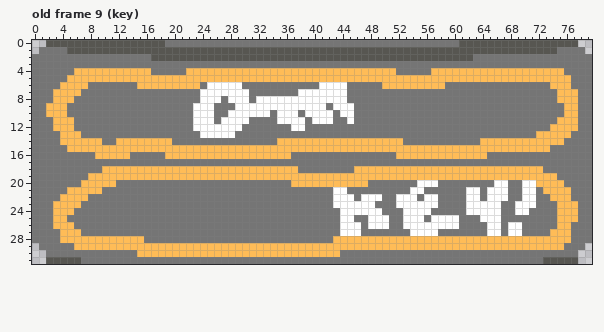
Pixel-art file, stored at lockdeck/assets/depths/depth template.aseprite. The picture above is the old version.
80x32 pixels, 19 frames. Shown: old frame 9 (key).
Now the later version:
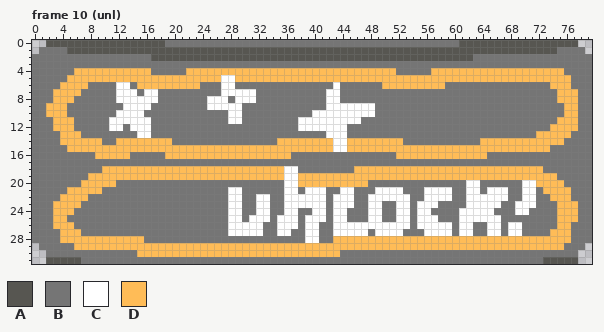
Palette (. is transparent): A #575651  B #757575  C #ffffff  D #ffbc57
A new or re-ordered frame is compared with the old frame closest to it.
Log entry: Rename key depth to unlock
Changes in this commit:
frames 19 -> 20
--- frame 10 (unl) is new; against old frame 9 (key), layer "inline"
@@ x 0..79 @@
  4 BBBBBBDDDDDDDDDDDBBBBBDDDDDDDDDDDDDDDDDDDDDDDDDDDDDDBBBBBDDDDDDDDDDDDDDDDDDDBBBB
- 5 BBBBBDDDDDDDDDDDDDDDDDDDDDDDDDDDDDDDDDDDDDDDDDDDDDDDDDDDDDDDDDDDDDDDDDDDDDDDDBBB
- 6 BBBBDDDDBBBBBBBDDDDDDDDDBCCCCCBBBBBBBBBBBCCCCBBBBBDDDDDDDDDBBBBBBBBBBBBBBBDDDBBB
- 7 BBBDDDDBBBBBBBBBBBBBBBBBCCCCCCCBBBBBBBCCCCCCCBBBBBBBBBBBBBBBBBBBBBBBBBBBBBBDDDBB
- 8 BBBDDDBBBBBBBBBBBBBBBBBBCCCBCCCBCCCCCCCCCCCCCBBBBBBBBBBBBBBBBBBBBBBBBBBBBBBDDDBB
- 9 BBDDDBBBBBBBBBBBBBBBBBBCCCBBBCCCCCCCCCCCCCBCCCBBBBBBBBBBBBBBBBBBBBBBBBBBBBBBDDBB
-10 BBDDDBBBBBBBBBBBBBBBBBBCCCBBCCCCCCBCCCBCCCCBCCBBBBBBBBBBBBBBBBBBBBBBBBBBBBBBDDBB
-11 BBBDDDBBBBBBBBBBBBBBBBBCCCBCCCCBBBBCCCCBCCCBBCBBBBBBBBBBBBBBBBBBBBBBBBBBBBBDDDBB
-12 BBBDDDBBBBBBBBBBBBBBBBBCCCCCCCBBBBBBBCCBBBBBBBBBBBBBBBBBBBBBBBBBBBBBBBBBBBDDDDBB
-13 BBBBDDDBBBBBBBBBBBBBBBBBCCCCCBBBBBBBBBBBBBBBBBBBBBBBBBBBBBBBBBBBBBBBBBBBDDDDDBBB
-14 BBBBDDDDDDBBDDDDDDDDBBBBBBBBBBBBBBBDDDDDDDDDDDDDDDDDDBBBBBBBBBBBDDDDDDDDDDDDBBBB
-15 BBBBBDDDDDDDDDDDDDDDDDDDDDDDDDDDDDDDDDDDDDDDDDDDDDDDDDDDDDDDDDDDDDDDDDDDDDBBBBBB
+ 5 BBBBBDDDDDDDDDDDDDDDDDDDDDDCCDDDDDDDDDDDDDDDDDDDDDDDDDDDDDDDDDDDDDDDDDDDDDDDDBBB
+ 6 BBBBDDDDBBBBCCBDDDDDDDDDBBBCCBBBBBBBBBBBBBBCBBBBBBDDDDDDDDDBBBBBBBBBBBBBBBDDDBBB
+ 7 BBBDDDDBBBBBCCCBCCBBBBBBBBBCCCCCBBBBBBBBBBCCBBBBBBBBBBBBBBBBBBBBBBBBBBBBBBBDDDBB
+ 8 BBBDDDBBBBBBCCCCCCBBBBBBBCCCBCCCBBBBBBBBBBCCBBBBBBBBBBBBBBBBBBBBBBBBBBBBBBBDDDBB
+ 9 BBDDDBBBBBBBBCCCCBBBBBBBBCCCCCBBBBBBBBBBBBCCCCCCCBBBBBBBBBBBBBBBBBBBBBBBBBBBDDBB
+10 BBDDDBBBBBBBCCCCBBBBBBBBBBBBCCBBBBBBBBBBCCCCCCCCCBBBBBBBBBBBBBBBBBBBBBBBBBBBDDBB
+11 BBBDDDBBBBBCCCCCCBBBBBBBBBBBCCBBBBBBBBCCCCCCCCCBBBBBBBBBBBBBBBBBBBBBBBBBBBBDDDBB
+12 BBBDDDBBBBBCCBCCCBBBBBBBBBBBBBBBBBBBBBCCCCCCCBBBBBBBBBBBBBBBBBBBBBBBBBBBBBDDDDBB
+13 BBBBDDDBBBBBBBBCCBBBBBBBBBBBBBBBBBBBBBBBBBCCCBBBBBBBBBBBBBBBBBBBBBBBBBBBDDDDDBBB
+14 BBBBDDDDDDBBDDDDDDDDBBBBBBBBBBBBBBBDDDDDDDDCCDDDDDDDDBBBBBBBBBBBDDDDDDDDDDDDBBBB
+15 BBBBBDDDDDDDDDDDDDDDDDDDDDDDDDDDDDDDDDDDDDDCCDDDDDDDDDDDDDDDDDDDDDDDDDDDDDBBBBBB
 16 BBBBBBBBBDDDDDBBBBBDDDDDDDDDDDDDDDDDDBBBBBBBBBBBBBBBDDDDDDDDDDDDDBBBBBBBBBBBBBBB
 17 BBBBBBBBBBBBBBBBBBBBBBBBBBBBBBBBBBBBBBBBBBBBBBBBBBBBBBBBBBBBBBBBBBBBBBBBBBBBBBBB
-18 BBBBBBBBBBDDDDDDDDDDDDDDDDDDDDDDDDDDDDBBBBBBBBDDDDDDDDDDDDDDDDDDDDDDDDDDDBBBBBBB
-19 BBBBBBBBDDDDDDDDDDDDDDDDDDDDDDDDDDDDDDDDDDDDDDDDDDDDDDDDDDDDDDDDDDDDDDDDDDDBBBBB
-20 BBBBBBBDDDDDBBBBBBBBBBBBBBBBBBBBBBBBBDDDDDDDDDDDBBBBBBBCCCBBBBBBBBCCBBCCDDDDBBBB
-21 BBBBBDDDDDBBBBBBBBBBBBBBBBBBBBBBBBBBBBBBBBBCCBBBBBBBBBCCBBBBBBCCBCCCBBCCBDDDDBBB
-22 BBBBDDDDBBBBBBBBBBBBBBBBBBBBBBBBBBBBBBBBBBBCCCBCCCBBCCCBCCBBBBCCBCCCBBCCBBDDDBBB
-23 BBBDDDDBBBBBBBBBBBBBBBBBBBBBBBBBBBBBBBBBBBBCCCCCCBBBCCCCCCBBBBCCCCCBBCCCBBBDDDBB
-24 BBBDDDBBBBBBBBBBBBBBBBBBBBBBBBBBBBBBBBBBBBBBCCCCCCBBBCCCCBBBBBCCCCCBBCCBBBBDDDBB
-25 BBBDDBBBBBBBBBBBBBBBBBBBBBBBBBBBBBBBBBBBBBBBCCBBCCCBBCCCBCCCCBBBCCCBBBBBBBBDDDBB
-26 BBBDDDBBBBBBBBBBBBBBBBBBBBBBBBBBBBBBBBBBBBBBCCCBCCCBBCCCCCCCCBBBBCCBCCBBBBBDDBBB
-27 BBBBDDDBBBBBBBBBBBBBBBBBBBBBBBBBBBBBBBBBBBBBCCCBBBBBBBCCCCBBBBBBBCCBCCBBBBDDDBBB
-28 BBBBDDDDDDDDDDDDBBBBBBBBBBBBBBBBBBBBBBBBBBBDDDDDDDDDDDDDDDDDDDDDDDDDDDDDDDDDDBBB
+18 BBBBBBBBBBDDDDDDDDDDDDDDDDDDDDDDDDDDCCBBBBBBBBDDDDDDDDDDDDDDDDDDDDDDDDDDDBBBBBBB
+19 BBBBBBBBDDDDDDDDDDDDDDDDDDDDDDDDDDDDCCDDDDDDDDDDDDDDDDDDDDDDDDDDDDDDDDDDDDDBBBBB
+20 BBBBBBBDDDDDBBBBBBBBBBBBBBBBBBBBBBBBCCDDDDDDDDDDBBBBBBBBBBBBBBCCBBBBBBCCDDDDBBBB
+21 BBBBBDDDDDBBBBBBBBBBBBBBBBBBCCBBBBBBCCBCCCBBCCBBBCCCCBBBCCCCBBCCBCCCBBCCBDDDDBBB
+22 BBBBDDDDBBBBBBBBBBBBBBBBBBBBCCBBCCBBCCCCCCBCCCBBCCCCCCBBCCCCBBCCCCCCBBCCBBDDDBBB
+23 BBBDDDDBBBBBBBBBBBBBBBBBBBBBCCBBCCBBCCCCCCBCCCBBCCBBCCBCCCBBBBCCCCCBBCCCBBBDDDBB
+24 BBBDDDBBBBBBBBBBBBBBBBBBBBBBCCBBCCBBCCBBCCBCCBBBCCBBCCBCCBBBBCCCCCBBBCCBBBBDDDBB
+25 BBBDDBBBBBBBBBBBBBBBBBBBBBBBCCBCCCBCCCBCCCBCCBBBCCBBCCBCCCBBBCCCCCCBBBBBBBBDDDBB
+26 BBBDDDBBBBBBBBBBBBBBBBBBBBBBCCCCCBBCCCBCCBBCCCCCCCCCCCBCCCCCBCCBBCCBCCBBBBBDDBBB
+27 BBBBDDDBBBBBBBBBBBBBBBBBBBBBCCCCCBBCCBBCCBBCCCCCBCCCCBBBCCCCBCCBBCCBCCBBBBDDDBBB
+28 BBBBDDDDDDDDDDDDBBBBBBBBBBBBBBBBBBBBBBBCCBBDDDDDDDDDDDDDDDDDDDDDDDDDDDDDDDDDDBBB
 29 .BBBBBDDDDDDDDDDDDDDDDDDDDDDDDDDDDDDDDDDDDDDDDDDDDDDDDDDDDDDDDDDDDDDDDDDDDDDBBB.
Changed places in both pictures, as pixel boxes (x1, y1, x2, y2):
changed: (193, 75, 375, 152)
changed: (109, 82, 158, 138)
changed: (228, 166, 508, 243)
